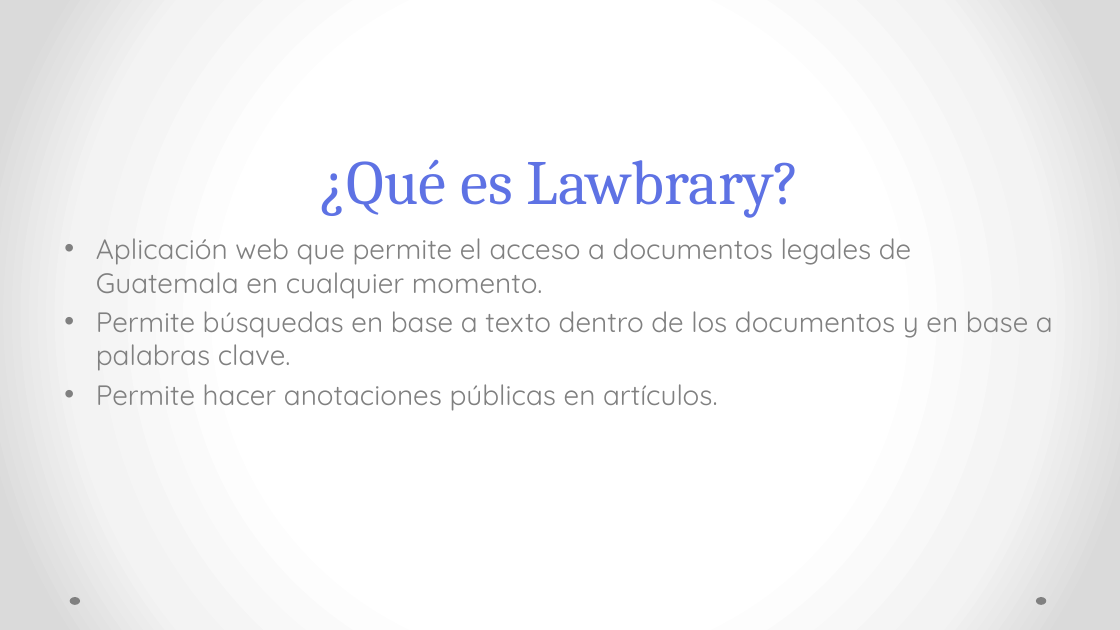
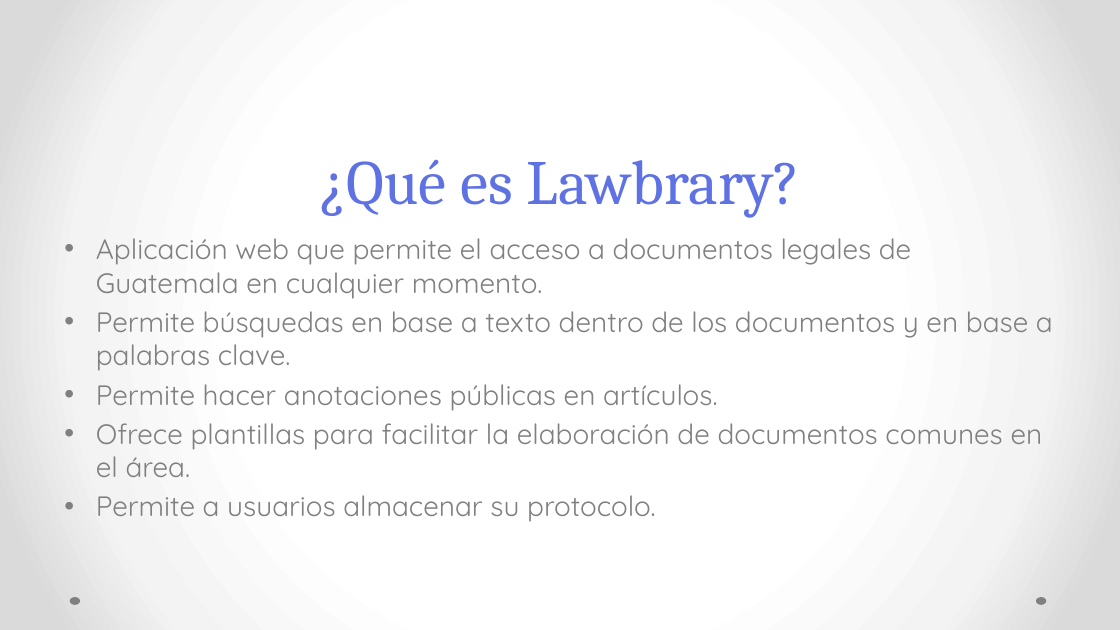
Before and after one commit to ThelmaLemus/Law, a slide deck: slide 21 of Lawbrary2.pptx. Drawn at 1120x630 pixels with LibreOffice and Linux fonts; fonts in the diff are those of the drawing. Boxes give left, top, right and bottom in pixels: in the first picture for what was removed or moved away, otherwise in the second. Text is boxed around its words. In the diff, an @@ line names an element or a change of style, - is before the commit and + after.

```diff
--- a/Lawbrary2.pptx
+++ b/Lawbrary2.pptx
@@ text at [96,423,1043,522]: paragraphs added @@
+• Ofrece plantillas para facilitar la elaboración de documentos comunes en el área.
+• Permite a usuarios almacenar su protocolo.
```
Also in this commit, not shown: 4 other slides changed.
